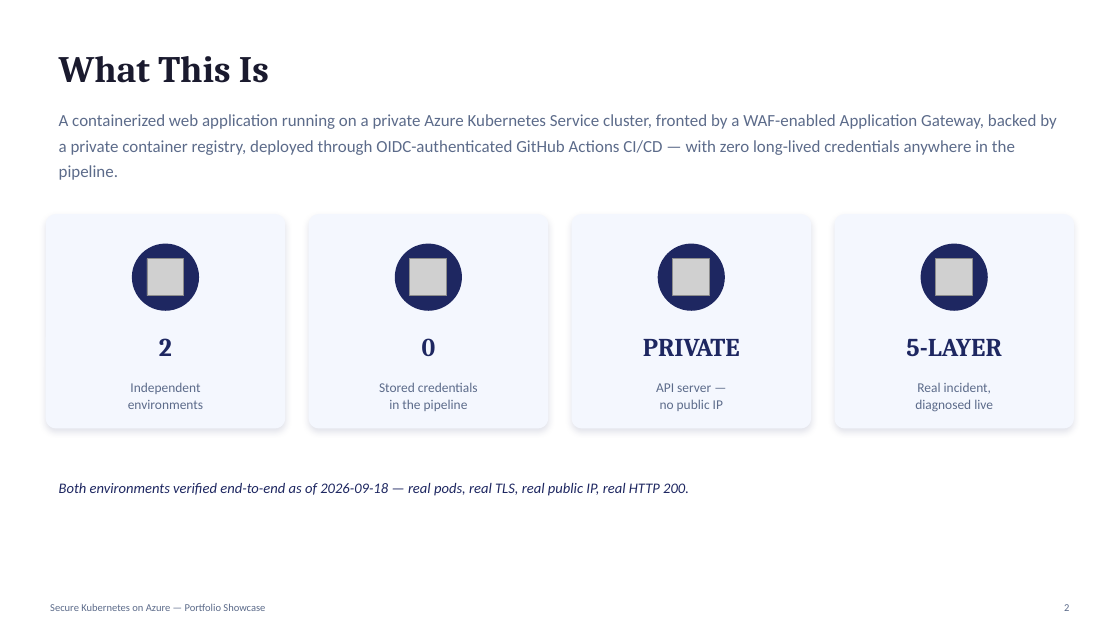
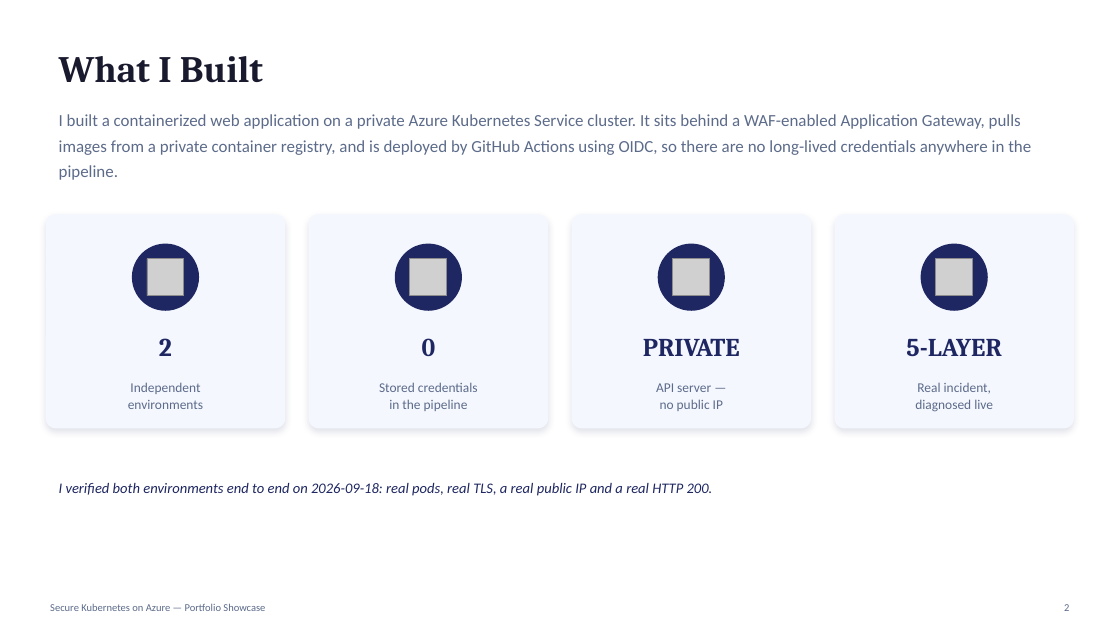
Before and after one commit to sufideen/az-ent-sec-dashboard, a slide deck: slide 2 of docs/webplat-kubernetes-showcase.pptx. Drawn at 1120x630 pixels with LibreOffice and Linux fonts; fonts in the diff are those of the drawing; grey boxes stand for pictures. Boxes give left, top, right and bottom in pixels: in the first picture for what was removed or moved away, otherwise in the second. Text is boxed around its words. In the diff, an @@ line names an element or a change of style, - is before the commit and + after.

```diff
--- a/docs/webplat-kubernetes-showcase.pptx
+++ b/docs/webplat-kubernetes-showcase.pptx
@@ text at <box>59,56,263,83</box>: text changed @@
-What This Is
+What I Built
@@ text at <box>59,114,1031,180</box>: text changed @@
-A containerized web application running on a private Azure Kubernetes Service cluster, fronted by a WAF-enabled Application Gateway, backed by a private container registry, deployed through OIDC-authenticated GitHub Actions CI/CD — with zero long-lived credentials anywhere in the pipeline.
+I built a containerized web application on a private Azure Kubernetes Service cluster. It sits behind a WAF-enabled Application Gateway, pulls images from a private container registry, and is deployed by GitHub Actions using OIDC, so there are no long-lived credentials anywhere in the pipeline.
@@ text at <box>59,483,713,496</box>: text changed @@
-Both environments verified end-to-end as of 2026-09-18 — real pods, real TLS, real public IP, real HTTP 200.
+I verified both environments end to end on 2026-09-18: real pods, real TLS, a real public IP and a real HTTP 200.
```
Also in this commit, not shown: 10 other slides changed, 4 other files.
